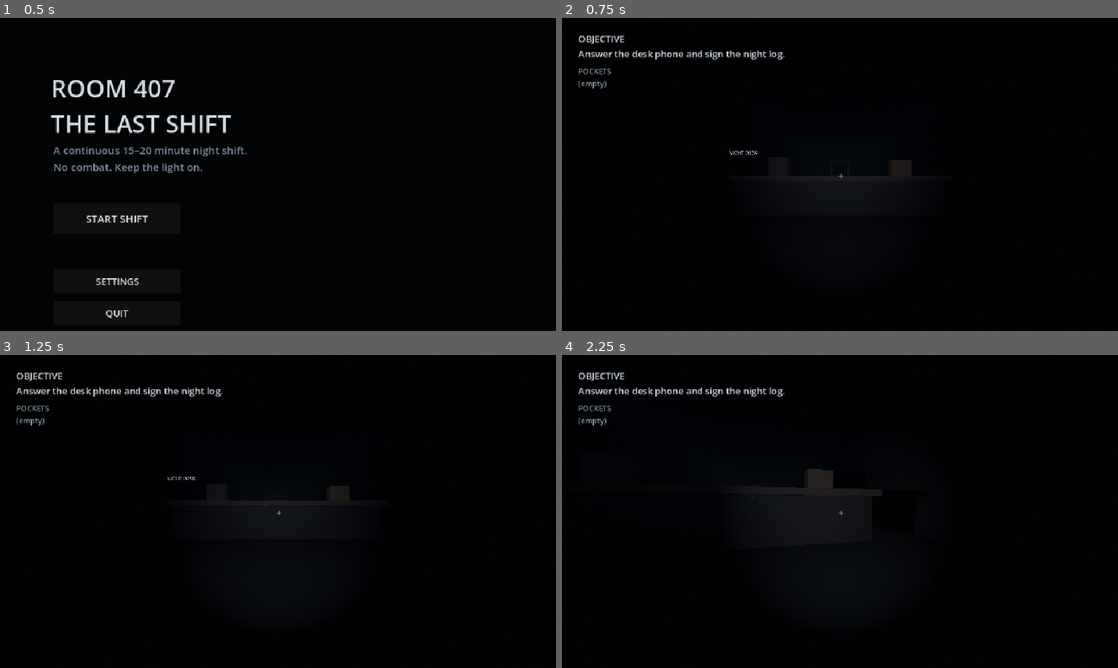
Above: before the commit, frames 1-4 (two rows, left to right).
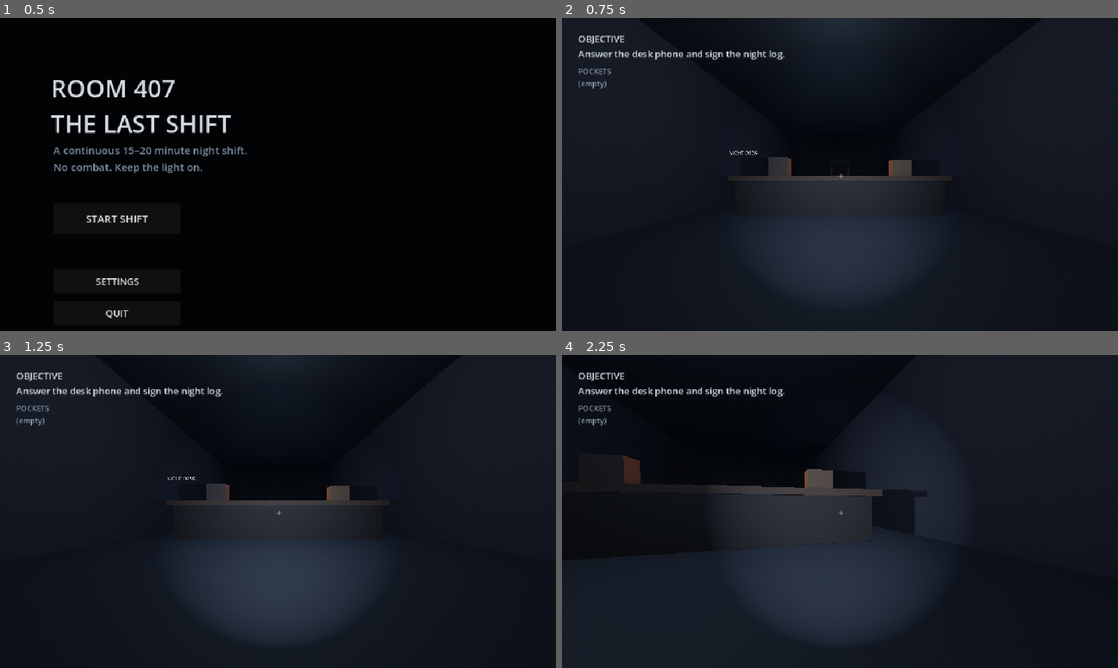
Above: after the commit, the same moments.

Repository: JasonTM17/Horror_Game_Funny
Game: Godot game, scene res://scenes/boot/boot.tscn
Two runs of this game, one before a commit and one after it. Both use one fixed random seed, a clock stepped at 60 frames per second and the inputs below.
Inputs (mouse positions are in pixels of both pictures, inside the frame that each line leads up to):
- Up to frame 1 (0.5 s): no input
- Up to frame 2 (0.75 s): click "START SHIFT" at 0.5 s
- Up to frame 3 (1.25 s): no input
- Up to frame 4 (2.25 s): tap Enter at 1.25 s; move the mouse to (867, 511) at 1.27 s; hold F (flashlight) 1.28-2.03 s; hold W (move_forward) from 1.28 s (still down); move the mouse to (812, 511) at 2.02 s; tap F (flashlight) at 2.1 s

Frame 1 is identical in both runs. In frame 2, 78% of the frame differs, in the area x 0-100%, y 0-100%; in frame 3, 81%; in frame 4, 67%.

Commit message:
fix: improve corridor readability and visual guidance

Diff:
--- a/scenes/player/player.tscn
+++ b/scenes/player/player.tscn
@@ -28,9 +28,9 @@
 
 [node name="Flashlight" type="SpotLight3D" parent="Head/Camera3D"]
 light_color = Color(0.82, 0.9, 1, 1)
-light_energy = 1.8
-spot_range = 18.0
-spot_angle = 32.0
+light_energy = 3.2
+spot_range = 22.0
+spot_angle = 34.0
 shadow_enabled = true
 script = ExtResource("3_flashlight")
 
--- a/scripts/world/continuous-world-builder.gd
+++ b/scripts/world/continuous-world-builder.gd
@@ -7,17 +7,18 @@
 	environment.background_mode = Environment.BG_COLOR
 	environment.background_color = Color(0.006, 0.009, 0.016)
 	environment.ambient_light_source = Environment.AMBIENT_SOURCE_COLOR
-	environment.ambient_light_color = Color(0.14, 0.18, 0.25)
-	environment.ambient_light_energy = 0.3
+	environment.ambient_light_color = Color(0.24, 0.28, 0.36)
+	environment.ambient_light_energy = 0.78
+	environment.tonemap_exposure = 1.35
 	environment.fog_enabled = true
 	environment.fog_light_color = Color(0.08, 0.1, 0.13)
-	environment.fog_density = 0.009
+	environment.fog_density = 0.0065
 	world.environment = environment
 	parent.add_child(world)
-	LevelGeometry.add_box(parent, "Floor", Vector3(0, -0.15, WorldLayout.FLOOR_CENTER_Z), Vector3(8, 0.3, WorldLayout.FLOOR_LENGTH), Color(0.055, 0.06, 0.075))
-	LevelGeometry.add_box(parent, "Ceiling", Vector3(0, 4.1, WorldLayout.FLOOR_CENTER_Z), Vector3(8, 0.2, WorldLayout.FLOOR_LENGTH), Color(0.045, 0.05, 0.065))
-	LevelGeometry.add_box(parent, "LeftWall", Vector3(-4, 2.0, WorldLayout.FLOOR_CENTER_Z), Vector3(0.25, 4.0, WorldLayout.FLOOR_LENGTH), Color(0.08, 0.075, 0.085))
-	LevelGeometry.add_box(parent, "RightWall", Vector3(4, 2.0, WorldLayout.FLOOR_CENTER_Z), Vector3(0.25, 4.0, WorldLayout.FLOOR_LENGTH), Color(0.08, 0.075, 0.085))
+	LevelGeometry.add_box(parent, "Floor", Vector3(0, -0.15, WorldLayout.FLOOR_CENTER_Z), Vector3(8, 0.3, WorldLayout.FLOOR_LENGTH), Color(0.085, 0.09, 0.11))
+	LevelGeometry.add_box(parent, "Ceiling", Vector3(0, 4.1, WorldLayout.FLOOR_CENTER_Z), Vector3(8, 0.2, WorldLayout.FLOOR_LENGTH), Color(0.07, 0.075, 0.09))
+	LevelGeometry.add_box(parent, "LeftWall", Vector3(-4, 2.0, WorldLayout.FLOOR_CENTER_Z), Vector3(0.25, 4.0, WorldLayout.FLOOR_LENGTH), Color(0.13, 0.12, 0.14))
+	LevelGeometry.add_box(parent, "RightWall", Vector3(4, 2.0, WorldLayout.FLOOR_CENTER_Z), Vector3(0.25, 4.0, WorldLayout.FLOOR_LENGTH), Color(0.13, 0.12, 0.14))
 	LevelGeometry.add_box(parent, "LobbyBack", Vector3(0, 2.0, 35), Vector3(8, 4, 0.25), Color(0.11, 0.1, 0.12))
 	_add_partition(parent, "LobbyPartition", WorldLayout.FLOOR_DOOR_Z, Color(0.1, 0.09, 0.11))
 	_add_partition(parent, "PowerPartition", WorldLayout.POWER_DOOR_Z, Color(0.08, 0.09, 0.1))
@@ -35,12 +36,16 @@
 	LevelGeometry.add_label(parent, "EXIT", Vector3(0, 2.55, WorldLayout.EXIT_Z + 1.0), Color(0.85, 0.16, 0.12))
 	var corridor_light_index := 0
 	for z in [24.0, -18.0, -55.0, -92.0, -130.0, -170.0, -210.0, -250.0, -290.0, -330.0, -370.0, -415.0, -460.0, -505.0, -565.0, -625.0, -685.0, -745.0, -795.0]:
-		var corridor_light := LevelGeometry.add_light(parent, Vector3(0, 2.8, z), Color(0.48, 0.57, 0.68), 0.62, 8.5)
+		var light_energy := 3.2 if is_equal_approx(z, 24.0) else 1.25
+		var light_range := 13.0 if is_equal_approx(z, 24.0) else 10.5
+		var corridor_light := LevelGeometry.add_light(parent, Vector3(0, 2.8, z), Color(0.48, 0.57, 0.68), light_energy, light_range)
 		corridor_light.name = "CorridorLight%02d" % corridor_light_index
 		corridor_light_index += 1
-	LevelGeometry.add_light(parent, Vector3(0, 2.6, WorldLayout.FINAL_CLUE_Z), Color(0.52, 0.12, 0.1), 1.0, 7.0)
+	var lobby_task_light := LevelGeometry.add_light(parent, Vector3(0, 2.25, WorldLayout.LOBBY_PROP_Z - 0.5), Color(0.92, 0.58, 0.34), 2.0, 5.5)
+	lobby_task_light.name = "LobbyTaskLight"
+	LevelGeometry.add_light(parent, Vector3(0, 2.6, WorldLayout.FINAL_CLUE_Z), Color(0.52, 0.12, 0.1), 1.6, 8.0)
 	for chase_z in [-540.0, -585.0, -630.0, -675.0, -720.0, -765.0, -800.0]:
-		var guide_light := LevelGeometry.add_light(parent, Vector3(0, 2.35, chase_z), Color(0.62, 0.035, 0.025), 0.72, 7.5)
+		var guide_light := LevelGeometry.add_light(parent, Vector3(0, 2.35, chase_z), Color(0.62, 0.035, 0.025), 1.05, 9.0)
 		guide_light.name = "ChaseGuideLight"
 	_add_navigation_surface(parent)
 
--- a/tests/checkpoint-layout-test.gd
+++ b/tests/checkpoint-layout-test.gd
@@ -29,6 +29,20 @@
 	if not _require(not gameplay.has_node("Room407Wall"), "full-width Room407 wall blocks the route"): return
 	if not _require(gameplay.has_node("floor_door") and gameplay.has_node("power_door") and gameplay.has_node("room_door"), "guarded doors missing"): return
 	if not _require(gameplay.has_node("Ceiling") and gameplay.has_node("NightDeskBase"), "continuous corridor dressing missing"): return
+	var world_environment: WorldEnvironment
+	for child in gameplay.get_children():
+		if child is WorldEnvironment:
+			world_environment = child as WorldEnvironment
+			break
+	if not _require(world_environment != null and world_environment.environment.ambient_light_energy >= 0.7, "ambient light regressed below the readability floor"): return
+	if not _require(world_environment.environment.tonemap_exposure >= 1.2 and world_environment.environment.fog_density <= 0.007, "corridor exposure or fog regressed below the navigation readability floor"): return
+	var lobby_light := gameplay.get_node_or_null("CorridorLight00") as OmniLight3D
+	if not _require(lobby_light != null and lobby_light.light_energy >= 3.0 and lobby_light.omni_range >= 12.0, "lobby task lighting regressed below the readability floor"): return
+	var lobby_task_light := gameplay.get_node_or_null("LobbyTaskLight") as OmniLight3D
+	if not _require(lobby_task_light != null and lobby_task_light.light_energy >= 1.8, "warm lobby focus light missing"): return
+	var corridor_light := gameplay.get_node_or_null("CorridorLight01") as OmniLight3D
+	if not _require(corridor_light != null and corridor_light.light_energy >= 1.1 and corridor_light.omni_range >= 10.0, "corridor pool lights regressed below the readability floor"): return
+	if not _require(player.flashlight.light_energy >= 3.0 and player.flashlight.spot_range >= 20.0, "flashlight regressed below the navigation readability floor"): return
 	var navigation_region := gameplay.get_node_or_null("ContinuousCorridorNavigation") as NavigationRegion3D
 	if not _require(navigation_region != null and navigation_region.navigation_mesh != null, "chase navigation surface missing"): return
 	if not _require(navigation_region.navigation_mesh.get_polygon_count() == 1, "continuous navigation polygon missing"): return
